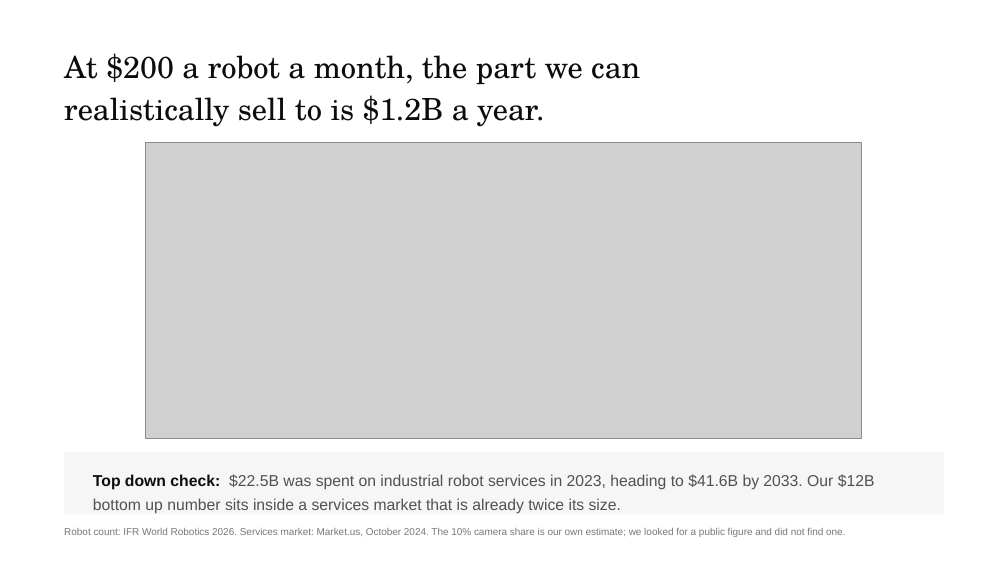
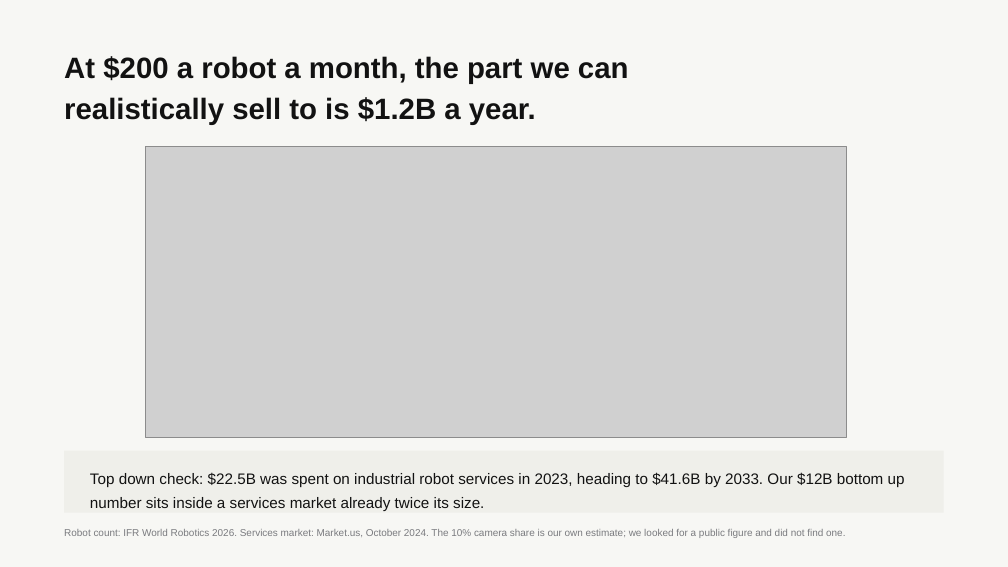
Before and after one commit to RithikSatarla/respitelabs, a slide deck: slide 10 of pitch/Kintrace-deck.pptx (slide 9 before the commit). Drawn at 1008x567 pixels with LibreOffice and Linux fonts; fonts in the diff are those of the drawing; grey boxes stand for pictures. Boxes give left, top, right and bottom in pixels: in the first picture for what was removed or moved away, otherwise in the second. Text is boxed around its words. In the diff, an @@ line names an element or a change of style, - is before the commit and + after.

Commit message:
Restyle the site and rebuild the deck
Site: off-white #F7F7F4, black #121212, safety yellow #FFC400, across the
home page, the Crash It Yourself prototype and the demo. Yellow is a fill
only. Where the old orange was used as text, the text is now black and the
yellow sits behind it as a highlight, because yellow type on off-white does
not read. The robot cell drawing is recoloured to match.

Deck: 14 slides in the same palette, Arial in the pptx and Archivo on the web
version. Two new slides. One says plainly what Kintrace does, right after the
cover, so anyone who reads two slides knows the product. The other breaks the
$150K down line by line and merges it into the ask.

Drops the YC application milestone and the November date. In their place a
"Where we are going" roadmap: now, 3 months, 6 months, 12 months, and where
this ends up. No dates tied to any programme. The raise is $150K with no
brackets, and the empty cofounder slot is gone; the budget carries it as a
hire instead.

docs/pitch/ is rebuilt as a real web deck: full screen slides, arrow keys and
swipe, a slide counter, a yellow progress bar, a PDF download and a phone
layout that scrolls instead of squashing. Linked from the site footer, not
the nav.

```diff
--- a/pitch/Kintrace-deck.pptx
+++ b/pitch/Kintrace-deck.pptx
@@ background #FFFFFF to #F7F7F4 @@
@@ text "At $200 a robot a ..." at box(64, 56, 629, 125): size 29 to 28 pt, font TeX Gyre Schola to Arial, text colour #0C0C0E to #121212, bold on; line spacing 1.16 to 1.18 @@
@@ picture: place and size @@
-picture at box(145, 142, 861, 439)
+picture at box(145, 147, 847, 437)
@@ rectangle at box(64, 451, 944, 513): fill #F6F6F7 to #EFEFEA @@
@@ text at box(90, 472, 905, 511): text changed; size 15 to 14.5 pt; text colour #505157 to #121212 @@
-Top down check: $22.5B was spent on industrial robot services in 2023, heading to $41.6B by 2033. Our $12B bottom up number sits inside a services market that is already twice its size.
+Top down check: $22.5B was spent on industrial robot services in 2023, heading to $41.6B by 2033. Our $12B bottom up number sits inside a services market already twice its size.
```
Also in this commit, not shown: 8 other slides changed, 5 slides added, 2 slides removed, 29 other files.
